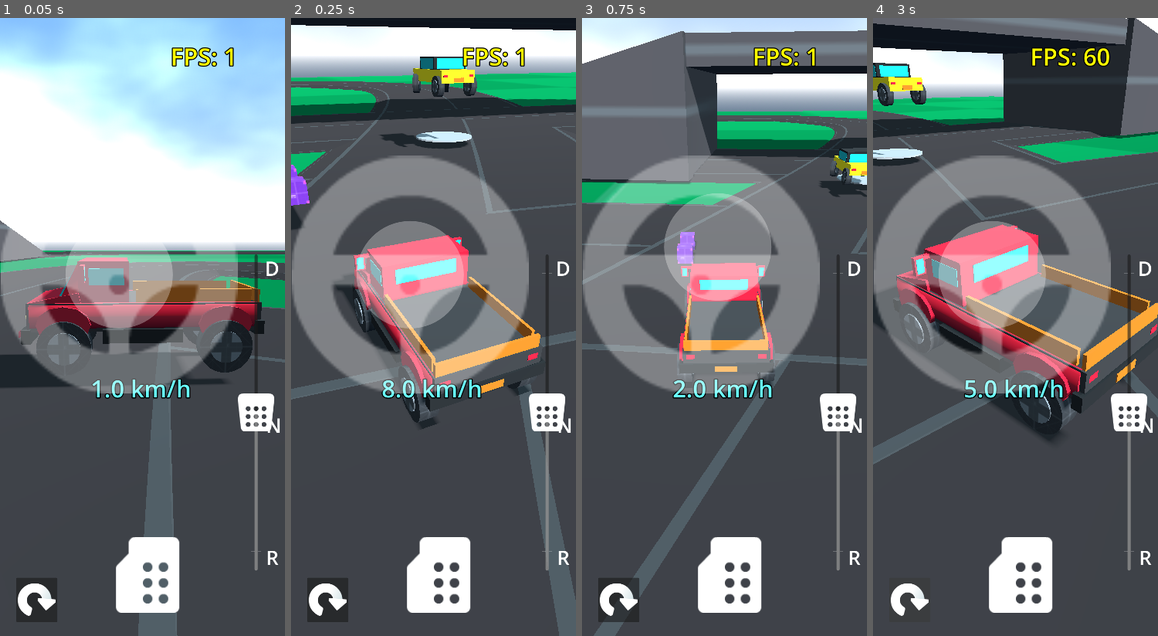
Above: before the commit, frames 1-4 (left to right).
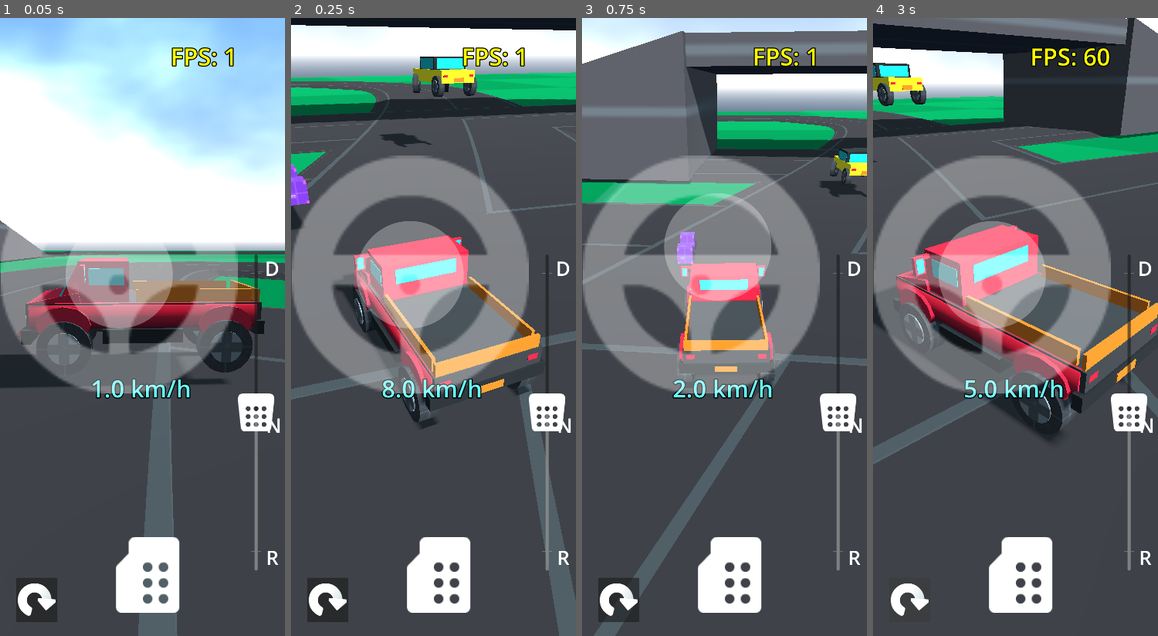
Above: after the commit, the same moments.

Repository: AssafDamari/cars-2
Game: Godot game, scene res://scenes/main.tscn
Same seed, same stepped clock (60 frames per second), same inputs: the game is played once before the commit and once after it.
Inputs (mouse positions are in pixels of both pictures, inside the frame that each line leads up to):
- Up to frame 1 (0.05 s): no input
- Up to frame 2 (0.25 s): no input
- Up to frame 3 (0.75 s): tap Enter (ui_accept) at 0.5 s; drag from (698, 277) to (753, 191) at 0.52 s
- Up to frame 4 (3 s): drag from (958, 357) to (1001, 450) at 1.27 s; move the mouse to (1044, 191) at 2.02 s; hold Right (ui_right) 2.03-2.75 s; click (910, 598) at 2.75 s

Frame 1 is identical in both runs. In frame 2, 0.4% of the frame differs, in the area x 43-64%, y 18-22%; in frame 3, 0.1%; in frame 4, 0.4%.

Commit message:
add support for unloadin cargo in unloading area

Diff:
--- a/project.godot
+++ b/project.godot
@@ -30,6 +30,7 @@
 
 CAR=""
 CARGO=""
+UNLOADING_AREA=""
 
 [input]
 
--- a/scenes/cargo_loader.gd
+++ b/scenes/cargo_loader.gd
@@ -7,7 +7,7 @@
 @onready var area_3d: Area3D = $Area3D
 
 var currentActiveCargo: RigidBody3D = null
-
+var current_unload_area: Node3D = null
 
 func _on_area_3d_body_entered(body: Node3D) -> void:
 	if body.is_in_group("CARGO"):
@@ -54,3 +54,46 @@
 
 	find_all_cargo_in_area(currentActiveCargo)
 	active_marker.visible = false
+	load_button.visible = false
+
+
+func _on_unload_button_pressed() -> void:
+	var unload_pos: Vector3 = global_position
+	if current_unload_area:
+		unload_pos = current_unload_area.global_position
+
+	var bodies = area_3d.get_overlapping_bodies()
+
+	for body in bodies:
+		if body is RigidBody3D and body.is_in_group("CARGO"):
+			# 1. Stop the physics simulation for a split second
+			body.freeze = true
+
+			# 2. Reset velocities so it doesn't "carry" its old speed to the new spot
+			body.linear_velocity = Vector3.ZERO
+			body.angular_velocity = Vector3.ZERO
+
+			# 3. Increment the stack height
+			unload_pos += Vector3(0, 1.1, 0)
+
+			# 4. Teleport using the PhysicsServer (The most reliable way)
+			PhysicsServer3D.body_set_state(
+				body.get_rid(),
+				PhysicsServer3D.BODY_STATE_TRANSFORM,
+				Transform3D(Basis(), unload_pos)
+			)
+
+			# 5. Turn physics back on
+			body.freeze = false
+
+
+func _on_area_3d_area_entered(area: Area3D) -> void:
+	if area.is_in_group("UNLOADING_AREA"):
+		current_unload_area = area
+		unload_button.visible = true
+
+
+func _on_area_3d_area_exited(area: Area3D) -> void:
+	if area.is_in_group("UNLOADING_AREA"):
+		current_unload_area = null
+		unload_button.visible = false
--- a/scenes/cargo_loader.tscn
+++ b/scenes/cargo_loader.tscn
@@ -58,6 +58,9 @@
 mesh = SubResource("TorusMesh_lgkbt")
 surface_material_override/0 = SubResource("StandardMaterial3D_wrukd")
 
+[connection signal="area_entered" from="Area3D" to="." method="_on_area_3d_area_entered"]
+[connection signal="area_exited" from="Area3D" to="." method="_on_area_3d_area_exited"]
 [connection signal="body_entered" from="Area3D" to="." method="_on_area_3d_body_entered"]
 [connection signal="body_exited" from="Area3D" to="." method="_on_area_3d_body_exited"]
 [connection signal="pressed" from="CanvasLayer/LoadButton" to="." method="_on_load_button_pressed"]
+[connection signal="pressed" from="CanvasLayer/UnloadButton" to="." method="_on_unload_button_pressed"]
--- a/scenes/main.tscn
+++ b/scenes/main.tscn
@@ -128,4 +128,4 @@
 transform = Transform3D(1, 0, 0, 0, 1, 0, 0, 0, 1, -6.5620956, 2.6521802, 8.327319)
 
 [node name="UnloadingArea" parent="." unique_id=1699998781 instance=ExtResource("12_eb6dy")]
-transform = Transform3D(1, 0, 0, 0, 1, 0, 0, 0, 1, -19.11396, 0.9388772, 21.964851)
+transform = Transform3D(1, 0, 0, 0, 1, 0, 0, 0, 1, -106.76721, 0.39553988, -33.54263)
--- a/scenes/unloading_area.tscn
+++ b/scenes/unloading_area.tscn
@@ -1,14 +1,14 @@
 [gd_scene format=3 uid="uid://bmt3vy8hxe5ya"]
 
 [sub_resource type="SphereShape3D" id="SphereShape3D_o8lru"]
-radius = 1.6306573
+radius = 2.0026093
 
 [sub_resource type="CylinderMesh" id="CylinderMesh_o8lru"]
 top_radius = 2.0
 bottom_radius = 2.0
 height = 0.1
 
-[node name="UnloadingArea" type="Area3D" unique_id=1699998781]
+[node name="UnloadingArea" type="Area3D" unique_id=1699998781 groups=["UNLOADING_AREA"]]
 
 [node name="CollisionShape3D" type="CollisionShape3D" parent="." unique_id=710715816]
 shape = SubResource("SphereShape3D_o8lru")
